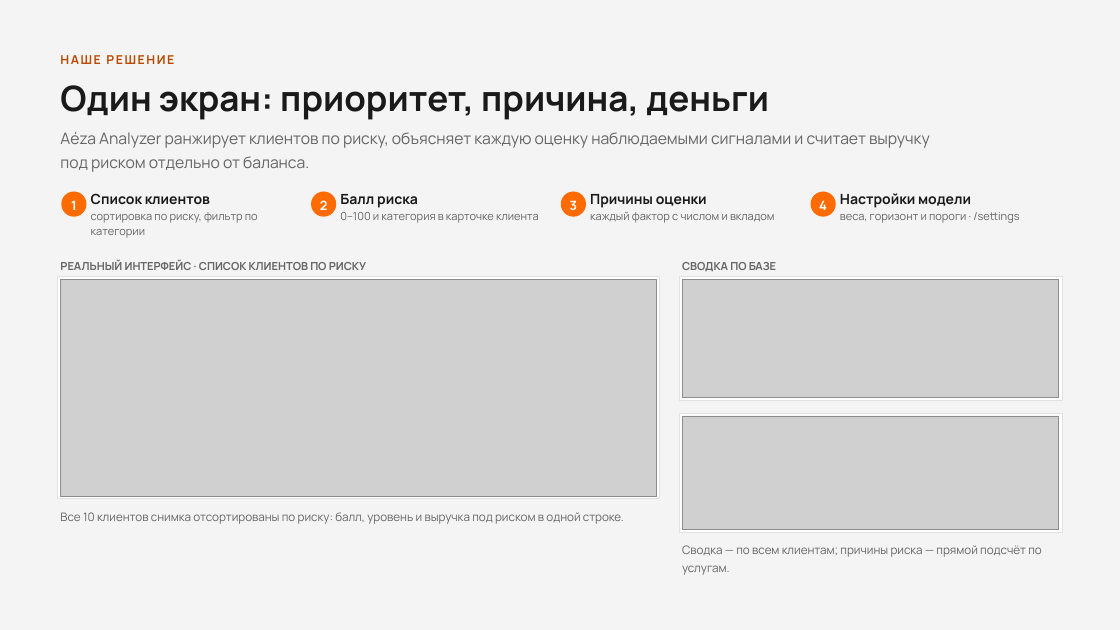
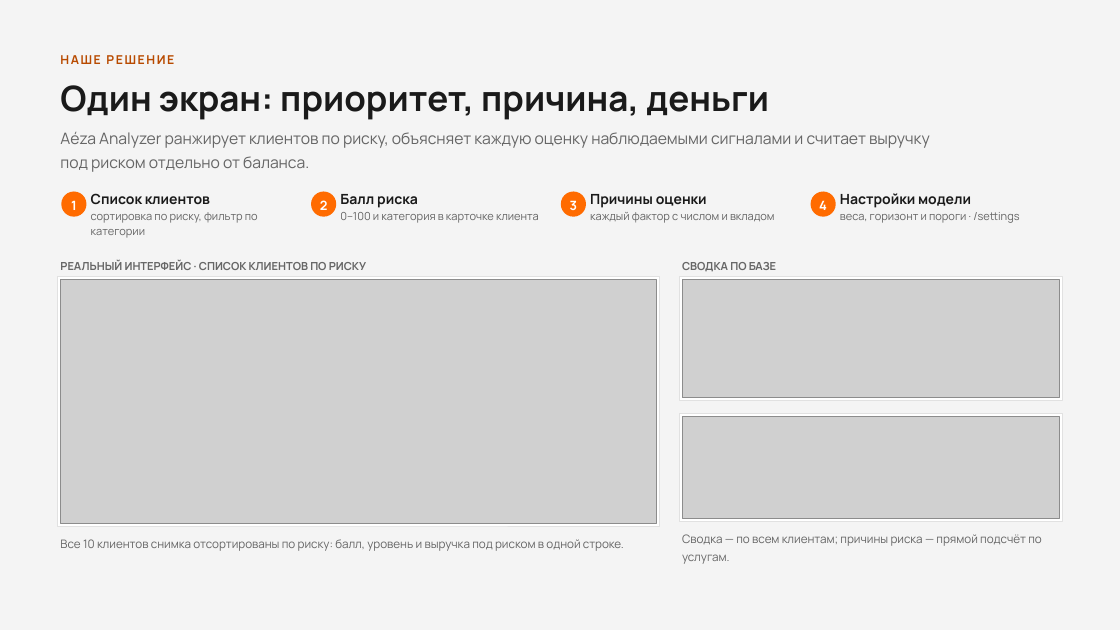
Before and after one commit to ForgeLabHub/ForgeAezaAnalizer, a slide deck: slide 3 of aeza_hackathon_osen_2026.pptx. Drawn at 1120x630 pixels with LibreOffice and Linux fonts; fonts in the diff are those of the drawing; grey boxes stand for pictures. Boxes give left, top, right and bottom in pixels: in the first picture for what was removed or moved away, otherwise in the second. Text is boxed around its words. In the diff, an @@ line names an element or a change of style, - is before the commit and + after.

```diff
--- a/aeza_hackathon_osen_2026.pptx
+++ b/aeza_hackathon_osen_2026.pptx
@@ rectangle: place and size @@
-rectangle at <box>58,276,660,498</box>
+rectangle at <box>58,276,660,526</box>
@@ picture: place and size @@
-picture at <box>60,280,657,496</box>
+picture at <box>60,280,657,523</box>
@@ rectangle: place and size @@
-rectangle at <box>680,413,1063,533</box>
+rectangle at <box>680,413,1063,521</box>
@@ picture: place and size @@
-picture at <box>682,416,1060,529</box>
+picture at <box>682,417,1060,518</box>
@@ text "Все 10 клиентов снимка отсортированы ...": place and size @@
-text "Все 10 клиентов снимка отсортированы ..." at <box>60,512,624,524</box>
+text "Все 10 клиентов снимка отсортированы ..." at <box>60,539,624,551</box>
@@ text "Сводка — по всем клиентам; ...": place and size @@
-text "Сводка — по всем клиентам; ..." at <box>682,545,1042,575</box>
+text "Сводка — по всем клиентам; ..." at <box>682,534,1042,564</box>
```
Also in this commit, not shown: 5 other slides changed, 23 other files.
